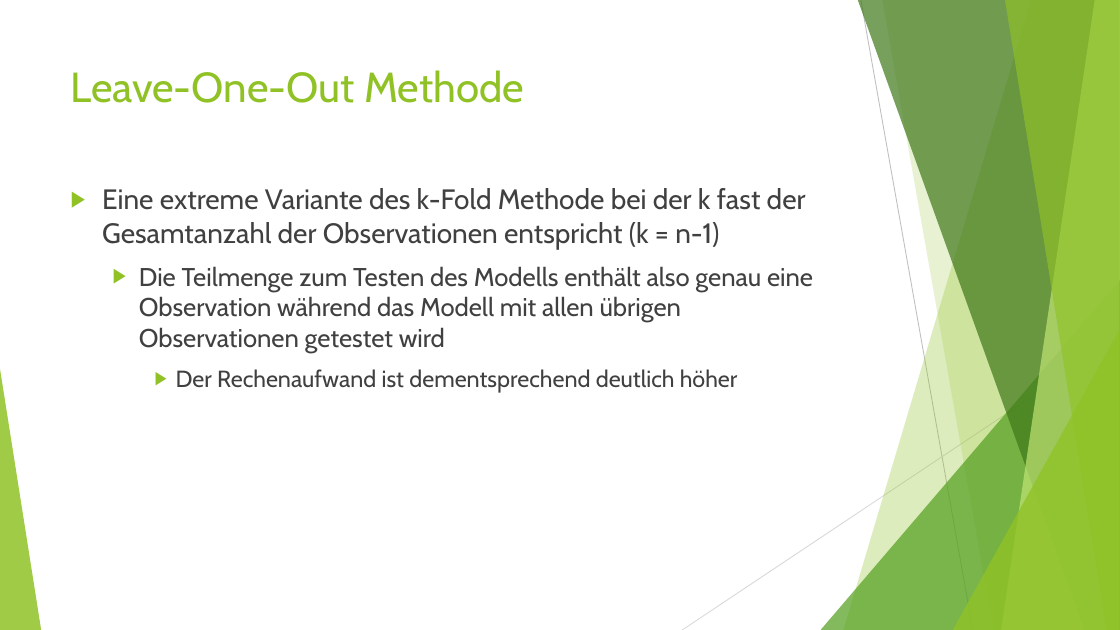
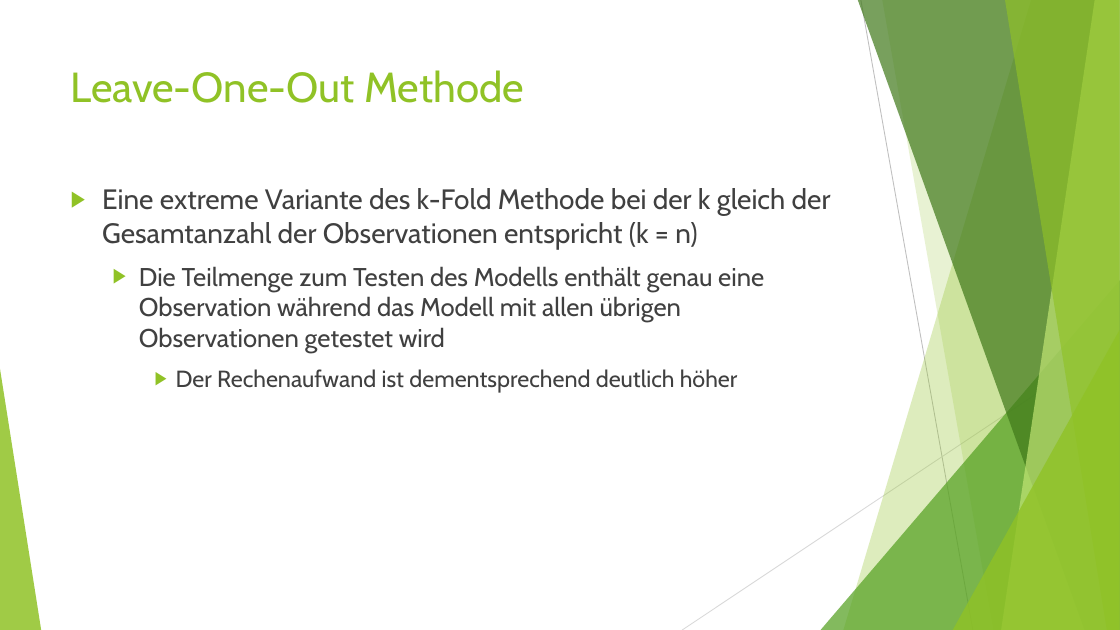
Before and after one commit to Geosoft2/geosoft2-2021, a slide deck: slide 13 of Cross-validation/presentation/Methoden zur Kreuzvalidierung.odp. Drawn at 1120x630 pixels with LibreOffice and Linux fonts; fonts in the diff are those of the drawing. Boxes give left, top, right and bottom in pixels: in the first picture for what was removed or moved away, otherwise in the second. Text is boxed around its words. In the diff, an @@ line names an element or a change of style, - is before the commit and + after.

```diff
--- a/Cross-validation/presentation/Methoden zur Kreuzvalidierung.odp
+++ b/Cross-validation/presentation/Methoden zur Kreuzvalidierung.odp
@@ text at (x1=102, y1=188, x2=831, y2=353): text changed @@
-▶ Eine extreme Variante des k-Fold Methode bei der k fast der Gesamtanzahl der Observationen entspricht (k = n-1)
-  ▶ Die Teilmenge zum Testen des Modells enthält also genau eine Observation während das Modell mit allen übrigen Observationen getestet wird
+▶ Eine extreme Variante des k-Fold Methode bei der k gleich der Gesamtanzahl der Observationen entspricht (k = n)
+  ▶ Die Teilmenge zum Testen des Modells enthält genau eine Observation während das Modell mit allen übrigen Observationen getestet wird
```
Also in this commit, not shown: 1 other slide changed.
